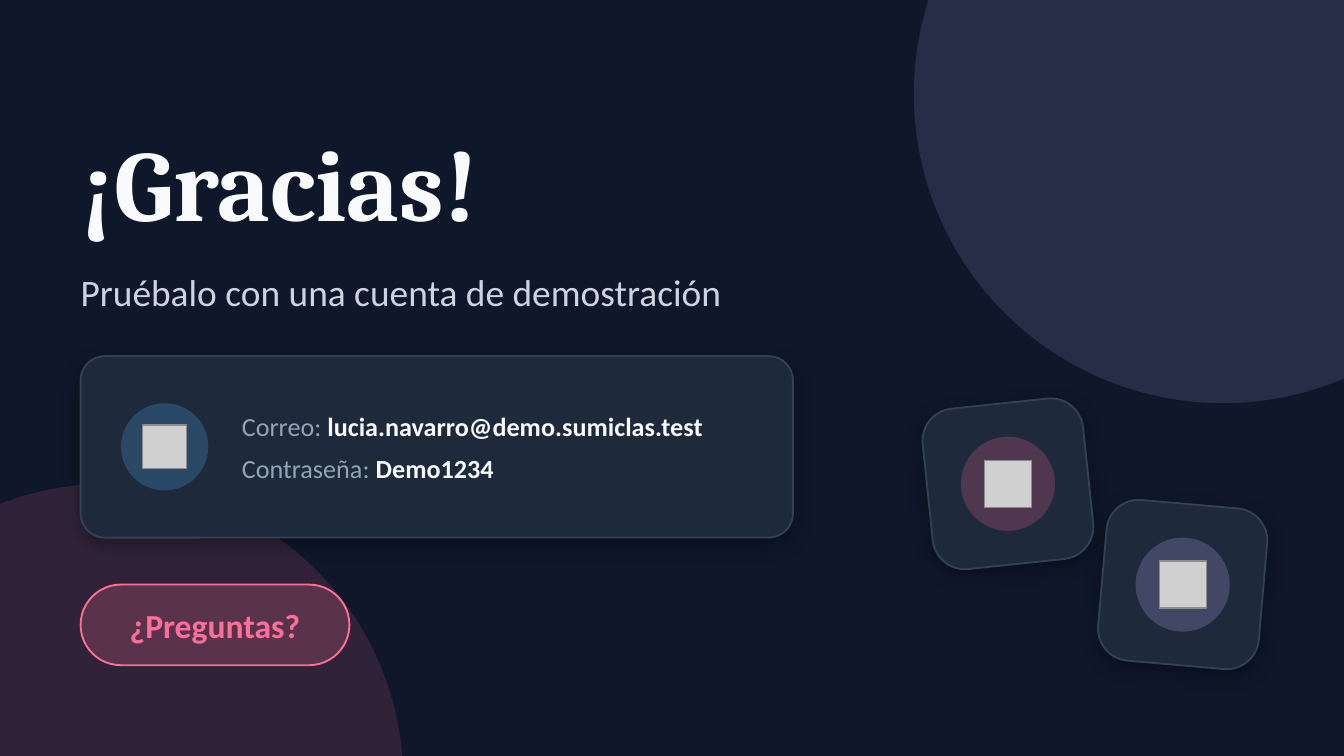
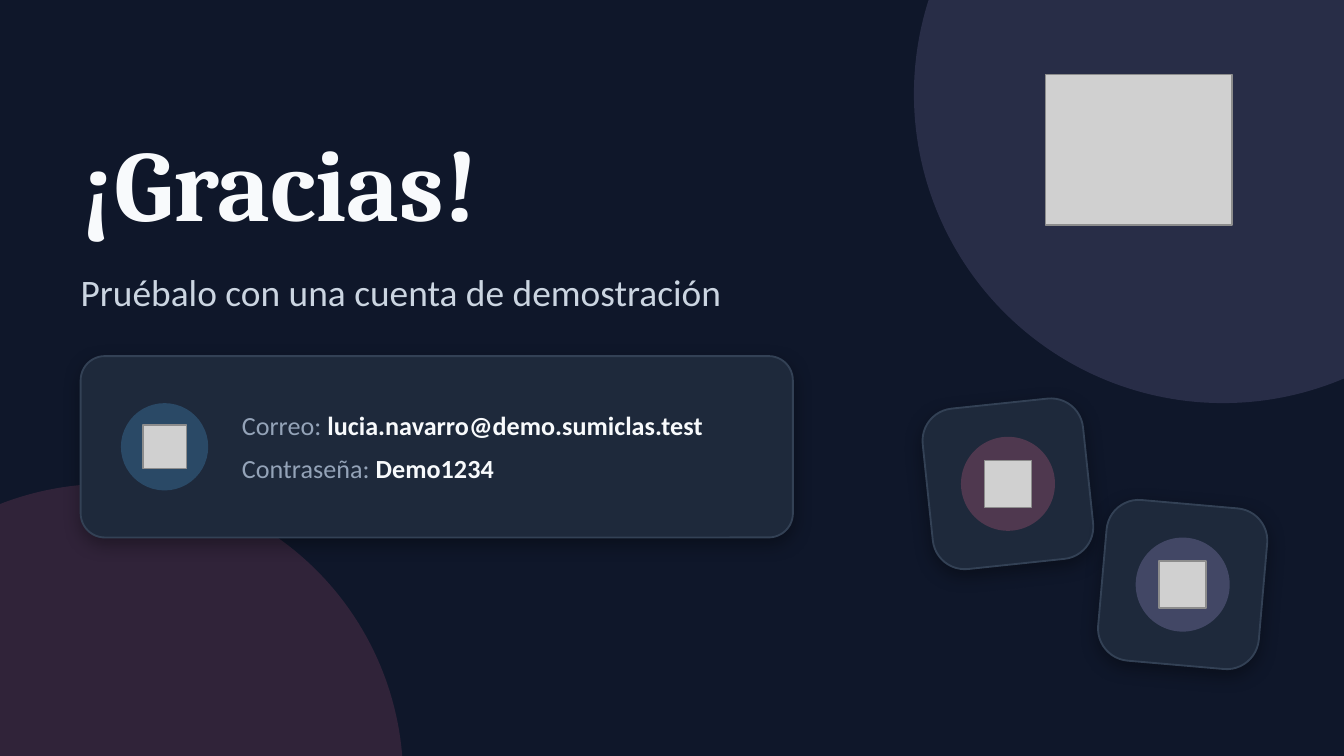
Before and after one commit to An4Fdez/SumiClas, a slide deck: slide 14 of docs/presentacion/SumiClas-presentacion.pptx (slide 13 before the commit). Drawn at 1344x756 pixels with LibreOffice and Linux fonts; fonts in the diff are those of the drawing; grey boxes stand for pictures. Boxes give left, top, right and bottom in pixels: in the first picture for what was removed or moved away, otherwise in the second. Text is boxed around its words. In the diff, an @@ line names an element or a change of style, - is before the commit and + after.

```diff
--- a/docs/presentacion/SumiClas-presentacion.pptx
+++ b/docs/presentacion/SumiClas-presentacion.pptx
@@ picture added at [1046,75,1232,226] @@
@@ rounded rectangle removed at [81,585,349,665] @@
-¿Preguntas?
```
Also in this commit, not shown: 12 other slides changed, 1 slide added.
